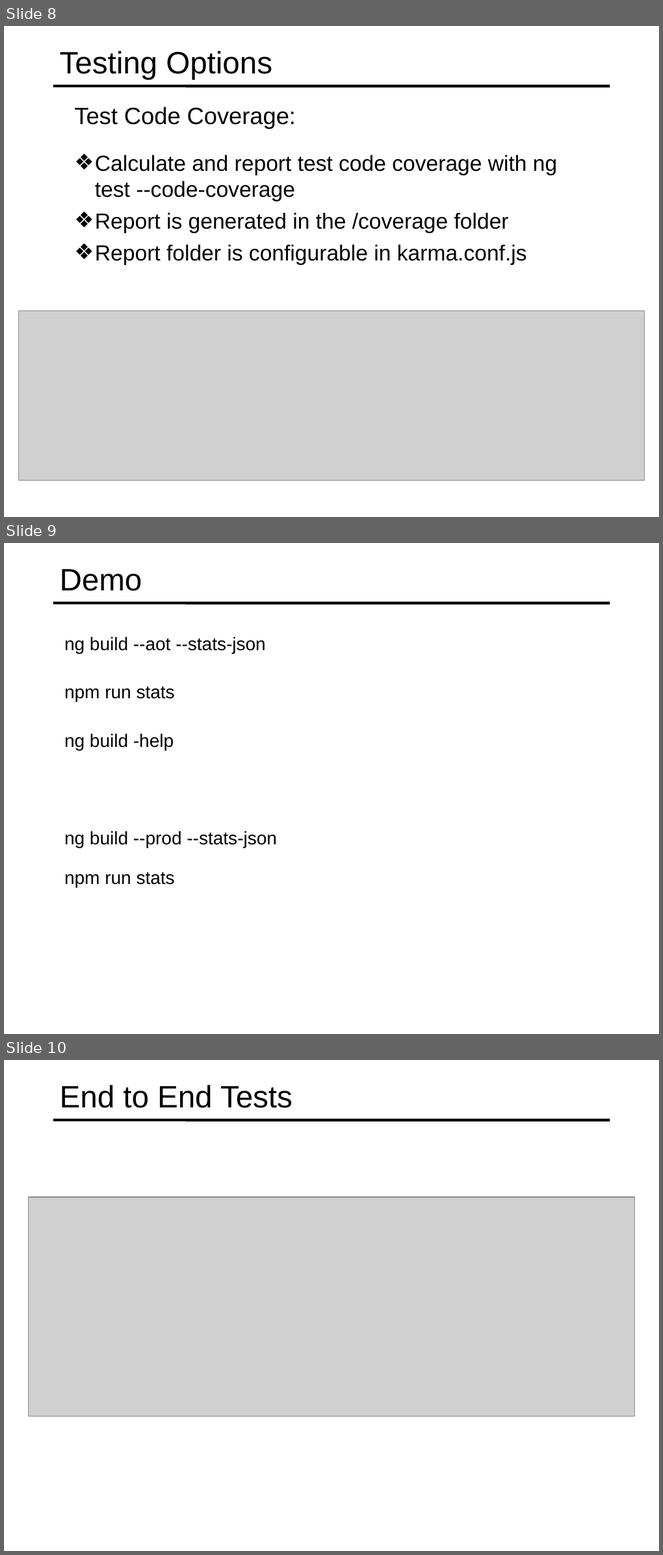
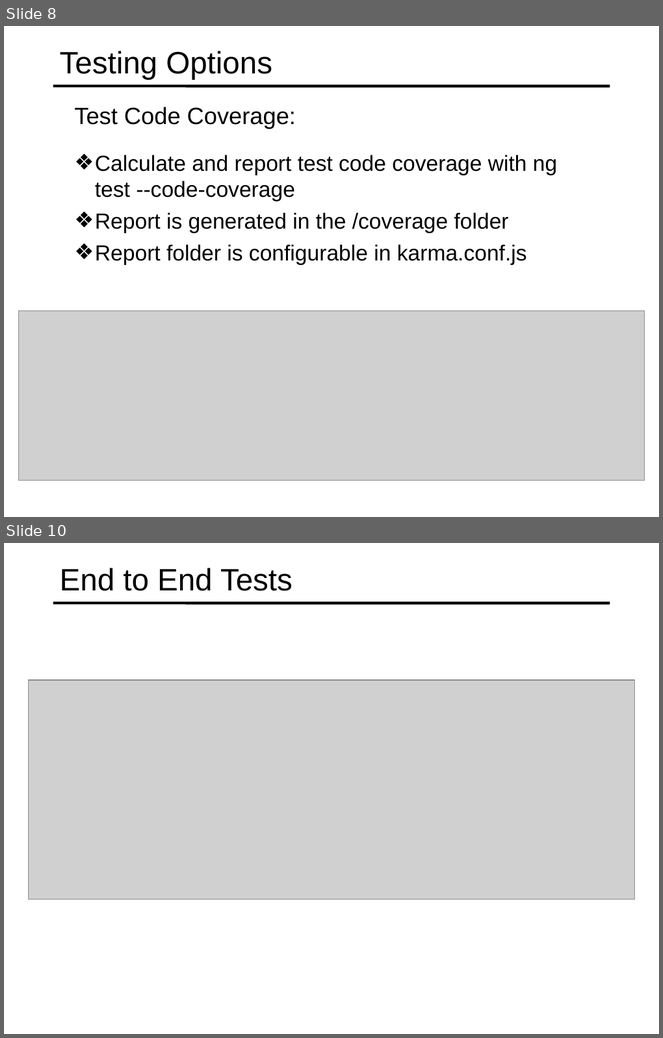
Before and after one commit to specter01wj/Jago_Link_Training, a slide deck: Angular/Angular7/Angular CLI/7.Running Unit and End to End Tests/L7_Running Unit and End to End Tests.ppt. Shown one above the other, each under a label of ours: slides 8, 9 and 10 before the commit, slides 8 and 10 after it; the slides between them are not shown. The pictures are 663x1555 and 663x1038 pixels, drawn with LibreOffice and Linux fonts; fonts in the diff are those of the drawing; grey boxes stand for pictures. Boxes give left, top, right and bottom in pixels: in the first picture for what was removed or moved away, otherwise in the second. Text is boxed around its words. In the diff, an @@ line names an element or a change of style, - is before the commit and + after.

```diff
--- a/Angular/Angular7/Angular CLI/7.Running Unit and End to End Tests/L7_Running Unit and End to End Tests.ppt
+++ b/Angular/Angular7/Angular CLI/7.Running Unit and End to End Tests/L7_Running Unit and End to End Tests.ppt
@@ slide 9 removed at bbox=[4, 543, 659, 1034], background #FFFFFF; not listed: 1 template element that a slide beside it also shows @@
@@ title removed at bbox=[60, 569, 142, 591] @@
-Demo
@@ text removed at bbox=[64, 637, 266, 653] @@
-  ng build --aot --stats-json
@@ text removed at bbox=[64, 687, 175, 702] @@
-  npm run stats
@@ text removed at bbox=[64, 733, 174, 750] @@
-  ng build -help
@@ text removed at bbox=[64, 831, 277, 848] @@
-  ng build --prod --stats-json
@@ text removed at bbox=[64, 873, 175, 887] @@
-  npm run stats
```
Also in this commit, not shown: 1 slide changed, 1 slide added, 1 other slide removed.
